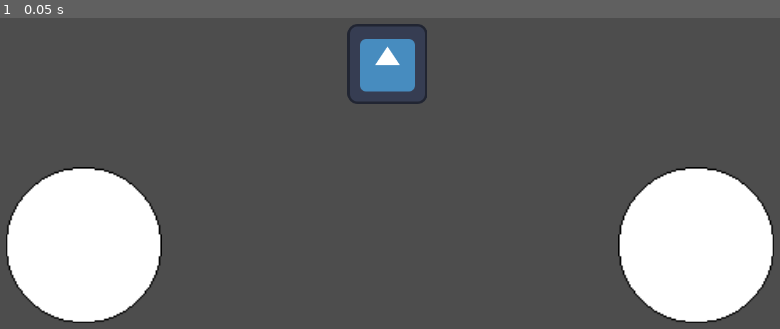
Above: before the commit, frame 1.
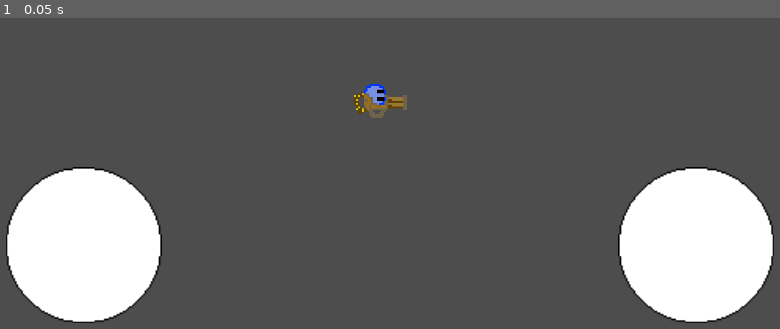
Above: after the commit, the same moment.

Repository: aayushrh/GunpointButMobile
Game: Godot game, scene res://World/World.tscn
The game is run twice, just before and just after one commit, with the same random seed, the same clock (stepped at 60 frames per second) and the same inputs. The engine's default icon, where the game draws it, is replaced by a stand-in: a white triangle on a blue panel in a dark square.
Inputs:
- Up to frame 1 (0.05 s): no input

The runs differ from the first frame. In frame 1, 1.8% of the frame differs, in the area x 44-55%, y 1-33%.

Commit message:
Add files via upload

Diff:
--- /dev/null
+++ b/Bullet.gd
@@ -0,0 +1,9 @@
+extends AnimatableBody2D
+
+var velocity = Vector2.ZERO
+
+@export var speed = 5000
+
+func _process(delta):
+	if (!Global.pause):
+		move_and_collide(velocity * speed * delta)
--- a/Global.gd
+++ b/Global.gd
@@ -1,3 +1,4 @@
 extends Node
 
 var keyboard = false
+var pause = false
--- /dev/null
+++ b/Player/Classes/MachineGun.gd
@@ -0,0 +1,17 @@
+extends Player
+
+func _ready():
+	ATT_COOLDOWN = 0.2
+	BULLET_SPEED = 1000
+
+func _physics_process(delta):
+	_shoot()
+
+func _on_cooldown_timeout():
+	can_shoot = true
+
+func _on_hurtbox_area_entered(area):
+	health -= area.damage
+	if (health <= 0):
+		emit_signal("p_death")
+		queue_free()
--- /dev/null
+++ b/Player/Classes/MachineGun.tscn
@@ -0,0 +1,29 @@
+[gd_scene load_steps=4 format=3 uid="uid://cqwkre6ylbc61"]
+
+[ext_resource type="Script" path="res://Player/Classes/MachineGun.gd" id="1_etlrh"]
+[ext_resource type="Texture2D" uid="uid://d041n0fee6sis" path="res://Images/players/machine_gun.png" id="2_i1d81"]
+
+[sub_resource type="CircleShape2D" id="CircleShape2D_jjxlp"]
+radius = 19.0263
+
+[node name="MachineGun" type="CharacterBody2D"]
+script = ExtResource("1_etlrh")
+
+[node name="Sprite2D" type="Sprite2D" parent="."]
+position = Vector2(1, -18)
+scale = Vector2(0.75, 0.75)
+texture = ExtResource("2_i1d81")
+
+[node name="Firepoint" type="Marker2D" parent="."]
+position = Vector2(13, -56)
+
+[node name="Hurtbox" type="Area2D" parent="."]
+
+[node name="CollisionShape2D" type="CollisionShape2D" parent="Hurtbox"]
+position = Vector2(1, -2)
+shape = SubResource("CircleShape2D_jjxlp")
+
+[node name="Cooldown" type="Timer" parent="."]
+
+[connection signal="area_entered" from="Hurtbox" to="." method="_on_hurtbox_area_entered"]
+[connection signal="timeout" from="Cooldown" to="." method="_on_cooldown_timeout"]
--- /dev/null
+++ b/Player/Classes/Sniper.gd
@@ -0,0 +1,36 @@
+extends Player
+
+var prevShoot = Vector2.ZERO
+
+func _ready():
+	ATT_COOLDOWN = 2
+	BULLET_SPEED = 5000
+
+func _physics_process(delta):
+	$Line2D.visible = false
+	if joystickShootInput != Vector2.ZERO:
+		if can_shoot:
+			$Line2D.default_color = Color(0, 255, 0)
+		else:
+			$Line2D.default_color = Color(255, 0, 0)
+		$Line2D.visible = true
+		var points = []
+		var offset = $Firepoint.global_position - global_position
+		points.append(offset)
+		points.append(offset + joystickShootInput * 1000)
+		$Line2D.points = points
+		$Line2D.rotation_degrees = -rotation_degrees
+	elif prevShoot != Vector2.ZERO:
+		joystickShootInput = prevShoot
+		_shoot()
+		joystickShootInput = Vector2.ZERO
+	prevShoot = joystickShootInput
+
+func _on_cooldown_timeout():
+	can_shoot = true
+
+func _on_hurtbox_area_entered(area):
+	health -= area.damage
+	if (health <= 0):
+		emit_signal("p_death")
+		queue_free()
--- /dev/null
+++ b/Player/Classes/Sniper.tscn
@@ -0,0 +1,32 @@
+[gd_scene load_steps=4 format=3 uid="uid://wf7t805dap07"]
+
+[ext_resource type="Script" path="res://Player/Classes/Sniper.gd" id="1_7e3d5"]
+[ext_resource type="Texture2D" uid="uid://dmo85xco0dyyn" path="res://Images/players/sniper.png" id="2_tuhmq"]
+
+[sub_resource type="CircleShape2D" id="CircleShape2D_jjxlp"]
+radius = 20.025
+
+[node name="Sniper" type="CharacterBody2D"]
+script = ExtResource("1_7e3d5")
+
+[node name="Sprite2D" type="Sprite2D" parent="."]
+position = Vector2(2, -26)
+scale = Vector2(0.75, 0.75)
+texture = ExtResource("2_tuhmq")
+
+[node name="Firepoint" type="Marker2D" parent="."]
+position = Vector2(-15, -67)
+
+[node name="Hurtbox" type="Area2D" parent="."]
+
+[node name="CollisionShape2D" type="CollisionShape2D" parent="Hurtbox"]
+shape = SubResource("CircleShape2D_jjxlp")
+
+[node name="Cooldown" type="Timer" parent="."]
+
+[node name="Line2D" type="Line2D" parent="."]
+width = 5.0
+default_color = Color(1, 0, 0, 1)
+
+[connection signal="area_entered" from="Hurtbox" to="." method="_on_hurtbox_area_entered"]
+[connection signal="timeout" from="Cooldown" to="." method="_on_cooldown_timeout"]
--- /dev/null
+++ b/Player/PBullet.tscn
@@ -0,0 +1,11 @@
+[gd_scene load_steps=3 format=3 uid="uid://d3eq0lkfxjwka"]
+
+[ext_resource type="Script" path="res://Bullet.gd" id="1_qm33s"]
+[ext_resource type="Texture2D" uid="uid://sld50r3t7256" path="res://Images/player_bullet.png" id="1_uexy5"]
+
+[node name="PBullet" type="AnimatableBody2D"]
+script = ExtResource("1_qm33s")
+
+[node name="PlayerBullet" type="Sprite2D" parent="."]
+scale = Vector2(0.5, 0.5)
+texture = ExtResource("1_uexy5")
--- a/Player/Player.gd
+++ b/Player/Player.gd
@@ -1,13 +1,36 @@
 extends CharacterBody2D
+
+class_name Player
+
+signal p_death
 
 @export var FRICTION = 0.9
 @export var ACCELERATION = 3000
 @export var MAX_SPEED = 2000
+@export var MAX_HEALTH = 5
+@export var ATT_COOLDOWN = 1
+@export var BULLET_SPEED = 5000
+
+@onready var Bullet = preload("res://Player/PBullet.tscn")
+
+var health = MAX_HEALTH
 
 var joystickMoveInput = Vector2.ZERO
 var joystickShootInput = Vector2.ZERO
+var lastShootInput = Vector2.ZERO
+
+var can_shoot = true
 
 func _process(delta):
+	if (Input.is_action_just_pressed("Pause")):
+		Global.pause = !Global.pause
+	if (!Global.pause):
+		_move(delta)
+		rotation_degrees = atan2(lastShootInput.y, lastShootInput.x)*180/PI + 90
+		if joystickShootInput != Vector2.ZERO:
+			lastShootInput = joystickShootInput
+
+func _move(delta):
 	var input_vector = joystickMoveInput
 
 	velocity += input_vector * ACCELERATION * delta
@@ -17,6 +40,20 @@
 
 	move_and_slide()
 
+func _shoot():
+	if (joystickShootInput != Vector2.ZERO) and can_shoot:
+		can_shoot = false
+		var bullet = Bullet.instantiate()
+		bullet.speed = BULLET_SPEED
+		bullet.global_position = $Firepoint.global_position
+		bullet.velocity = joystickShootInput
+		get_tree().current_scene.add_child(bullet)
+		$Cooldown.start(ATT_COOLDOWN)
+
+func rotate_to(degree):
+	var tween = create_tween()
+	tween.tween_property(self, "rotation_degrees", degree, 0.1)
+
 func clampV(vector, max):
 	if(pow(pow(vector.x, 2) + pow(vector.y, 2), 0.5) > max):
 		return (vector.normalized() * max)
--- a/Player/Player.tscn
+++ b/Player/Player.tscn
@@ -1,12 +1,19 @@
-[gd_scene load_steps=3 format=3 uid="uid://iuul7tngo6od"]
+[gd_scene load_steps=2 format=3 uid="uid://iuul7tngo6od"]
 
 [ext_resource type="Script" path="res://Player/Player.gd" id="1_jdqup"]
-[ext_resource type="Texture2D" uid="uid://b37awtulccb7i" path="res://icon.svg" id="2_wnp65"]
 
 [node name="Player" type="CharacterBody2D"]
 script = ExtResource("1_jdqup")
-frick = 0.001
-sped = 300
 
-[node name="Icon" type="Sprite2D" parent="."]
-texture = ExtResource("2_wnp65")
+[node name="Sprite2D" type="Sprite2D" parent="."]
+scale = Vector2(0.75, 0.75)
+
+[node name="Firepoint" type="Marker2D" parent="."]
+
+[node name="Hurtbox" type="Area2D" parent="."]
+
+[node name="CollisionShape2D" type="CollisionShape2D" parent="Hurtbox"]
+
+[node name="Cooldown" type="Timer" parent="."]
+
+[connection signal="area_entered" from="Hurtbox" to="." method="_on_hurtbox_area_entered"]
--- a/World/World.gd
+++ b/World/World.gd
@@ -1,4 +1,11 @@
 extends Node2D
+
+var player = null
+
 func _process(delta):
-	$Player.joystickMoveInput = $Controls.move_input
-	$Player.joystickShootInput = $Controls.shoot_input
+	if player == null:
+		for i in get_children():
+			if i is Player:
+				player = i
+	player.joystickMoveInput = $Controls.move_input
+	player.joystickShootInput = $Controls.shoot_input
--- a/World/World.tscn
+++ b/World/World.tscn
@@ -1,18 +1,15 @@
 [gd_scene load_steps=6 format=3 uid="uid://dtietxqdpb4ma"]
 
 [ext_resource type="Script" path="res://World/World.gd" id="1_wmfey"]
-[ext_resource type="PackedScene" uid="uid://iuul7tngo6od" path="res://Player/Player.tscn" id="2_6eium"]
 [ext_resource type="Script" path="res://Controls.gd" id="3_2o7x1"]
 [ext_resource type="Texture2D" uid="uid://bnb3bjj07q38j" path="res://Images/Joystick.png" id="4_aac2h"]
+[ext_resource type="PackedScene" uid="uid://cqwkre6ylbc61" path="res://Player/Classes/MachineGun.tscn" id="4_eq1h4"]
 
 [sub_resource type="CircleShape2D" id="CircleShape2D_ssj8n"]
 radius = 50.0
 
 [node name="World" type="Node2D"]
 script = ExtResource("1_wmfey")
-
-[node name="Player" parent="." instance=ExtResource("2_6eium")]
-position = Vector2(636, 280)
 
 [node name="Controls" type="CanvasLayer" parent="."]
 script = ExtResource("3_2o7x1")
@@ -28,3 +25,6 @@
 scale = Vector2(2.5, 2.5)
 texture_normal = ExtResource("4_aac2h")
 shape = SubResource("CircleShape2D_ssj8n")
+
+[node name="MachineGun" parent="." instance=ExtResource("4_eq1h4")]
+position = Vector2(613, 329)
--- a/project.godot
+++ b/project.godot
@@ -51,6 +51,11 @@
 , Object(InputEventKey,"resource_local_to_scene":false,"resource_name":"","device":-1,"window_id":0,"alt_pressed":false,"shift_pressed":false,"ctrl_pressed":false,"meta_pressed":false,"pressed":false,"keycode":0,"physical_keycode":4194319,"key_label":0,"unicode":0,"echo":false,"script":null)
 ]
 }
+Pause={
+"deadzone": 0.5,
+"events": [Object(InputEventKey,"resource_local_to_scene":false,"resource_name":"","device":-1,"window_id":0,"alt_pressed":false,"shift_pressed":false,"ctrl_pressed":false,"meta_pressed":false,"pressed":false,"keycode":0,"physical_keycode":69,"key_label":0,"unicode":101,"echo":false,"script":null)
+]
+}
 
 [input_devices]
 
